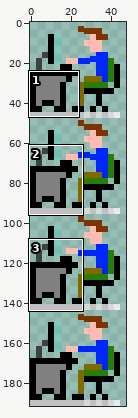
A sprite sheet gets an edit: tools/animation tester/image.png. The first picture is a wide view before the edit; the outline marks the close-up.
Close-up. Earlier state:
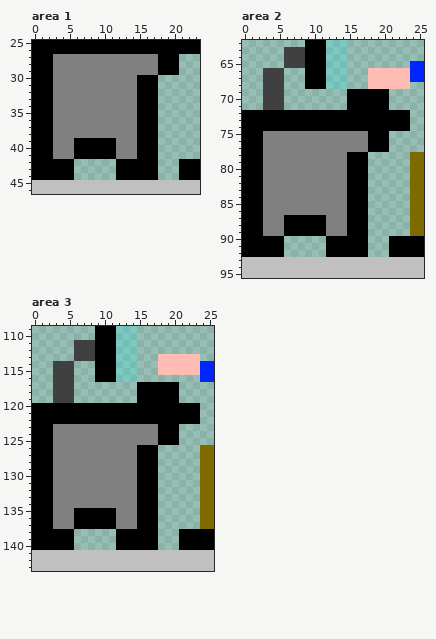
The file is 48x192 pixels. Pixels under 10% opacity are left out. Shown: area 1: x 0..23, y 25..46; area 2: x 0..25, y 62..95; area 3: x 0..25, y 109..143. The commit also changed other parts of the picture, which this record leaves out.
The result:
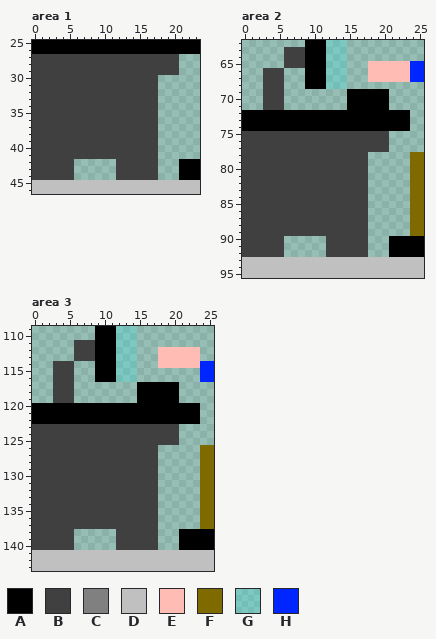
Palette (. is transparent): A #000000  B #404040  C #808080  D #c0c0c0  E #ffbcb5  F #7f6a00  G #00ffff2b  H #0026ff
From old to new:
--- area 1
@@ x 0..23 @@
 26 AAAAAAAAAAAAAAAAAAAAAAAA
-27 AAACCCCCCCCCCCCCCCAAA...
-28 AAACCCCCCCCCCCCCCCAAA...
-29 AAACCCCCCCCCCCCCCCAAA...
-30 AAACCCCCCCCCCCCAAA......
-31 AAACCCCCCCCCCCCAAA......
-32 AAACCCCCCCCCCCCAAA......
-33 AAACCCCCCCCCCCCAAA......
-34 AAACCCCCCCCCCCCAAA......
-35 AAACCCCCCCCCCCCAAA......
-36 AAACCCCCCCCCCCCAAA......
-37 AAACCCCCCCCCCCCAAA......
-38 AAACCCCCCCCCCCCAAA......
-39 AAACCCAAAAAACCCAAA......
-40 AAACCCAAAAAACCCAAA......
-41 AAACCCAAAAAACCCAAA......
-42 AAAAAA......AAAAAA...AAA
-43 AAAAAA......AAAAAA...AAA
-44 AAAAAA......AAAAAA...AAA
+27 BBBBBBBBBBBBBBBBBBBBB...
+28 BBBBBBBBBBBBBBBBBBBBB...
+29 BBBBBBBBBBBBBBBBBBBBB...
+30 BBBBBBBBBBBBBBBBBB......
+31 BBBBBBBBBBBBBBBBBB......
+32 BBBBBBBBBBBBBBBBBB......
+33 BBBBBBBBBBBBBBBBBB......
+34 BBBBBBBBBBBBBBBBBB......
+35 BBBBBBBBBBBBBBBBBB......
+36 BBBBBBBBBBBBBBBBBB......
+37 BBBBBBBBBBBBBBBBBB......
+38 BBBBBBBBBBBBBBBBBB......
+39 BBBBBBBBBBBBBBBBBB......
+40 BBBBBBBBBBBBBBBBBB......
+41 BBBBBBBBBBBBBBBBBB......
+42 BBBBBB......BBBBBB...AAA
+43 BBBBBB......BBBBBB...AAA
+44 BBBBBB......BBBBBB...AAA
 45 DDDDDDDDDDDDDDDDDDDDDDDD
--- area 2
@@ x 16..25 @@
 64 ..........
-65 ........HH
+65 ..EEEEEEHH
 66 ..EEEEEEHH
 67 ..EEEEEEHH
-68 ..EEEEEE..
+68 ..........
 69 AAAAA.....
@@ x 0..25 @@
 74 AAAAAAAAAAAAAAAAAAAAAAAA..
-75 AAACCCCCCCCCCCCCCCAAA.....
-76 AAACCCCCCCCCCCCCCCAAA.....
-77 AAACCCCCCCCCCCCCCCAAA.....
-78 AAACCCCCCCCCCCCAAA......FF
-79 AAACCCCCCCCCCCCAAA......FF
-80 AAACCCCCCCCCCCCAAA......FF
-81 AAACCCCCCCCCCCCAAA......FF
-82 AAACCCCCCCCCCCCAAA......FF
-83 AAACCCCCCCCCCCCAAA......FF
-84 AAACCCCCCCCCCCCAAA......FF
-85 AAACCCCCCCCCCCCAAA......FF
-86 AAACCCCCCCCCCCCAAA......FF
-87 AAACCCAAAAAACCCAAA......FF
-88 AAACCCAAAAAACCCAAA......FF
-89 AAACCCAAAAAACCCAAA......FF
-90 AAAAAA......AAAAAA...AAAAA
-91 AAAAAA......AAAAAA...AAAAA
-92 AAAAAA......AAAAAA...AAAAA
+75 BBBBBBBBBBBBBBBBBBBBB.....
+76 BBBBBBBBBBBBBBBBBBBBB.....
+77 BBBBBBBBBBBBBBBBBBBBB.....
+78 BBBBBBBBBBBBBBBBBB......FF
+79 BBBBBBBBBBBBBBBBBB......FF
+80 BBBBBBBBBBBBBBBBBB......FF
+81 BBBBBBBBBBBBBBBBBB......FF
+82 BBBBBBBBBBBBBBBBBB......FF
+83 BBBBBBBBBBBBBBBBBB......FF
+84 BBBBBBBBBBBBBBBBBB......FF
+85 BBBBBBBBBBBBBBBBBB......FF
+86 BBBBBBBBBBBBBBBBBB......FF
+87 BBBBBBBBBBBBBBBBBB......FF
+88 BBBBBBBBBBBBBBBBBB......FF
+89 BBBBBBBBBBBBBBBBBB......FF
+90 BBBBBB......BBBBBB...AAAAA
+91 BBBBBB......BBBBBB...AAAAA
+92 BBBBBB......BBBBBB...AAAAA
 93 DDDDDDDDDDDDDDDDDDDDDDDDDD
--- area 3
@@ x 16..25 @@
 111 ..........
-112 ..........
+112 ..EEEEEE..
 113 ..EEEEEE..
 114 ..EEEEEEHH
-115 ..EEEEEEHH
+115 ........HH
 116 ........HH
@@ x 0..25 @@
 122 AAAAAAAAAAAAAAAAAAAAAAAA..
-123 AAACCCCCCCCCCCCCCCAAA.....
-124 AAACCCCCCCCCCCCCCCAAA.....
-125 AAACCCCCCCCCCCCCCCAAA.....
-126 AAACCCCCCCCCCCCAAA......FF
-127 AAACCCCCCCCCCCCAAA......FF
-128 AAACCCCCCCCCCCCAAA......FF
-129 AAACCCCCCCCCCCCAAA......FF
-130 AAACCCCCCCCCCCCAAA......FF
-131 AAACCCCCCCCCCCCAAA......FF
-132 AAACCCCCCCCCCCCAAA......FF
-133 AAACCCCCCCCCCCCAAA......FF
-134 AAACCCCCCCCCCCCAAA......FF
-135 AAACCCAAAAAACCCAAA......FF
-136 AAACCCAAAAAACCCAAA......FF
-137 AAACCCAAAAAACCCAAA......FF
-138 AAAAAA......AAAAAA...AAAAA
-139 AAAAAA......AAAAAA...AAAAA
-140 AAAAAA......AAAAAA...AAAAA
+123 BBBBBBBBBBBBBBBBBBBBB.....
+124 BBBBBBBBBBBBBBBBBBBBB.....
+125 BBBBBBBBBBBBBBBBBBBBB.....
+126 BBBBBBBBBBBBBBBBBB......FF
+127 BBBBBBBBBBBBBBBBBB......FF
+128 BBBBBBBBBBBBBBBBBB......FF
+129 BBBBBBBBBBBBBBBBBB......FF
+130 BBBBBBBBBBBBBBBBBB......FF
+131 BBBBBBBBBBBBBBBBBB......FF
+132 BBBBBBBBBBBBBBBBBB......FF
+133 BBBBBBBBBBBBBBBBBB......FF
+134 BBBBBBBBBBBBBBBBBB......FF
+135 BBBBBBBBBBBBBBBBBB......FF
+136 BBBBBBBBBBBBBBBBBB......FF
+137 BBBBBBBBBBBBBBBBBB......FF
+138 BBBBBB......BBBBBB...AAAAA
+139 BBBBBB......BBBBBB...AAAAA
+140 BBBBBB......BBBBBB...AAAAA
 141 DDDDDDDDDDDDDDDDDDDDDDDDDD
